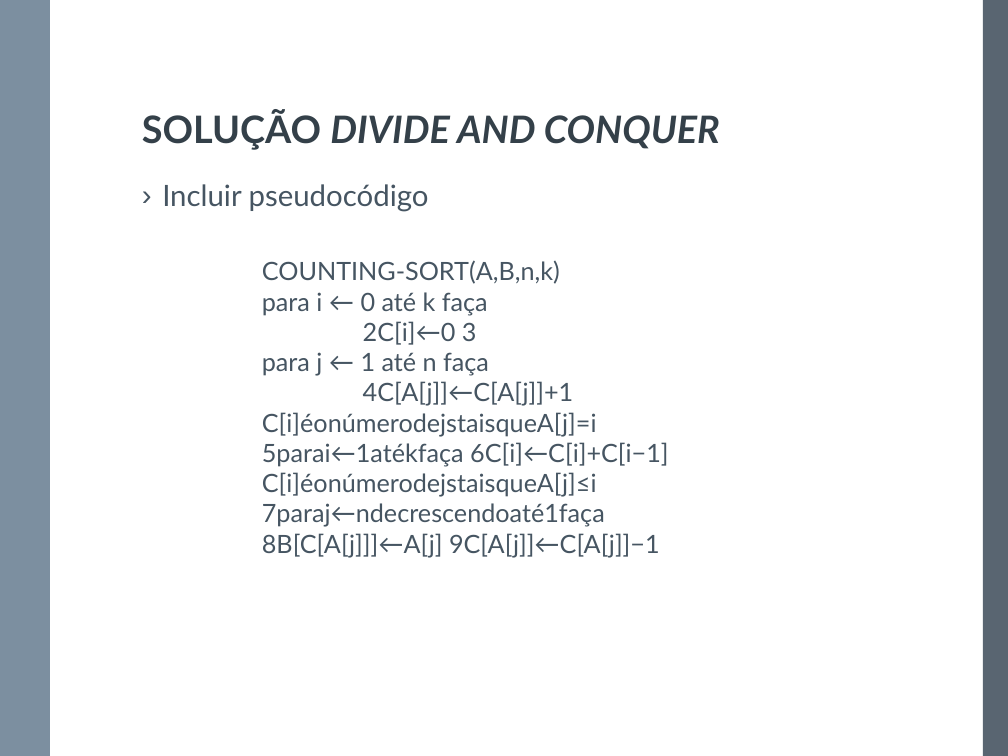
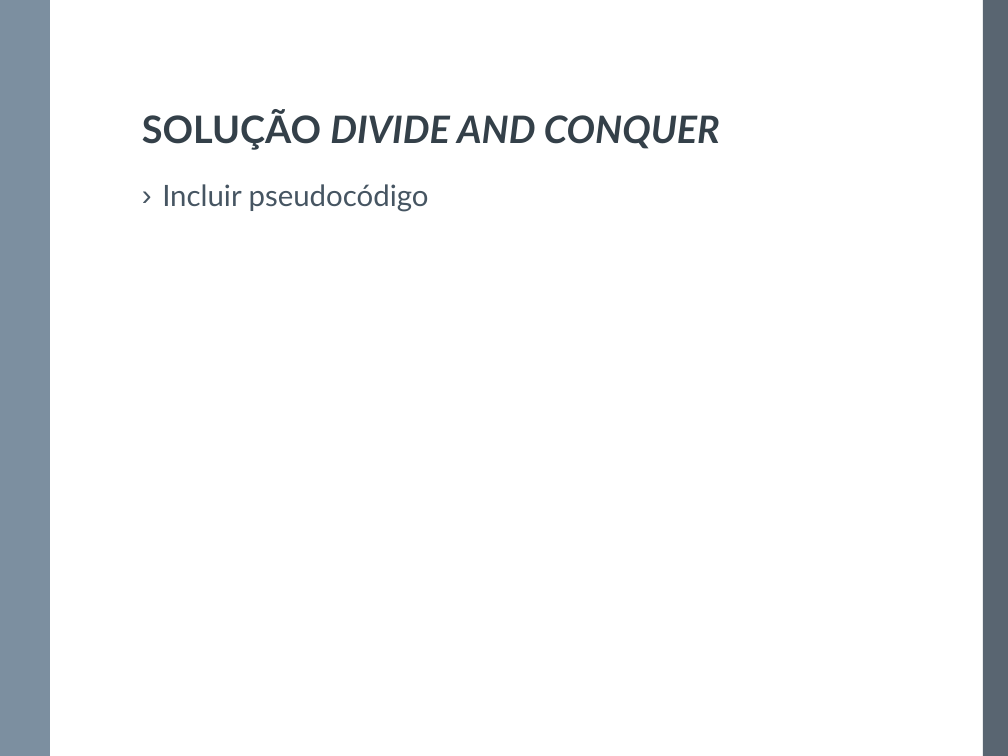
Before and after one commit to denisjose/divideandconquer, a slide deck: slide 7 of Apresentação.pptx. Drawn at 1008x756 pixels with LibreOffice and Linux fonts; fonts in the diff are those of the drawing. Boxes give left, top, right and bottom in pixels: in the first picture for what was removed or moved away, otherwise in the second. Text is boxed around its words. In the diff, an @@ line names an element or a change of style, - is before the commit and + after.

```diff
--- a/Apresentação.pptx
+++ b/Apresentação.pptx
@@ text removed at <box>262,260,669,557</box> @@
-COUNTING-SORT(A,B,n,k)
-para i ← 0 até k faça
-2C[i]←0 3
-para j ← 1 até n faça
-4C[A[j]]←C[A[j]]+1 C[i]éonúmerodejstaisqueA[j]=i 5parai←1atékfaça 6C[i]←C[i]+C[i−1] C[i]éonúmerodejstaisqueA[j]≤i 7paraj←ndecrescendoaté1faça 8B[C[A[j]]]←A[j] 9C[A[j]]←C[A[j]]−1
```
Also in this commit, not shown: 4 other slides changed, 9 slides removed, 2 other files.
